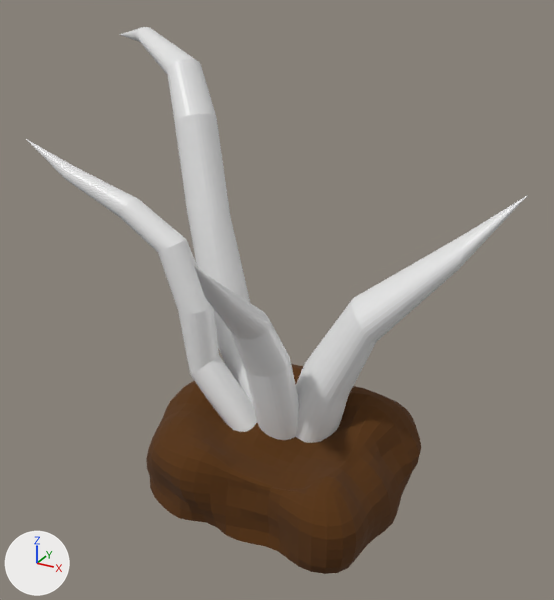
Two versions of the FBX model Assets/Resources/plant/Dead_Plant.fbx, one commit apart.
Before and after are seen from a 50 mm lens placed at (22.304, 22.879, 0.481), pointed at (21.937, 23.545, 0.148). Every picture has the same lights, and +X, +Y and +Z are marked at lower left. Where no turn or scale is listed for an object, it has been applied to the vertices.

Before the edit, the objects in view are built like this:
```python
mat_deadpland = principled_material('DeadPland')
mat_deadpland.base_color = (0.8, 0.8, 0.8)  # white #e7e7e7
mat_deadpland.roughness = 0.4
me_cone_003 = bpy.data.meshes.new('Cone.003')
me_cone_003.from_pydata(...)  # 1573 vertices, 1538 faces; spans x -0.348..0.236, y -0.161..0.226, z -0.141..0.328
# faces by material slot: [770, 768]
me_cone_003.materials.append(mat_deadpland)  # white #e7e7e7
me_cone_003.materials.append(mat_soil_002)  # brown #553000
ob_object = bpy.data.objects.new('Object', me_cone_003)
ob_object.location = (21.946, 23.5, 0.082)
```
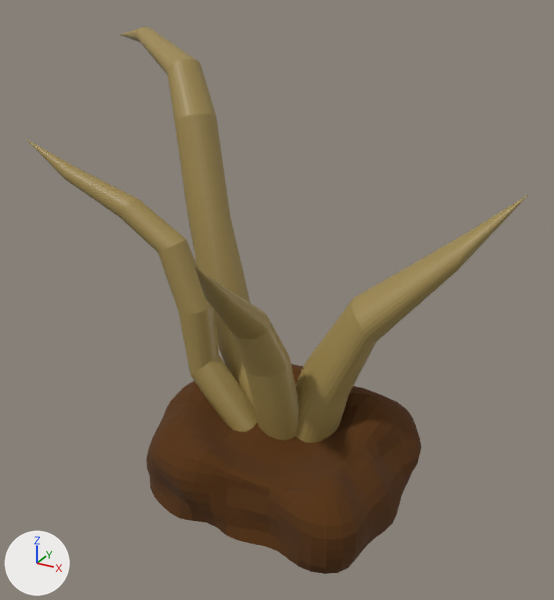
Boxes (x1, y1, x2, y2) around the edits, measured in the pictures (554 x 600 px):
'Object', recoloured: (26, 27, 528, 446) in both

The edits, one by one:
Material 'DeadPland' (mat_deadpland) changes colour from white #e7e7e7 to yellow #9f894f; in linear values from (0.8, 0.8, 0.8) to (0.347, 0.25, 0.0782).
